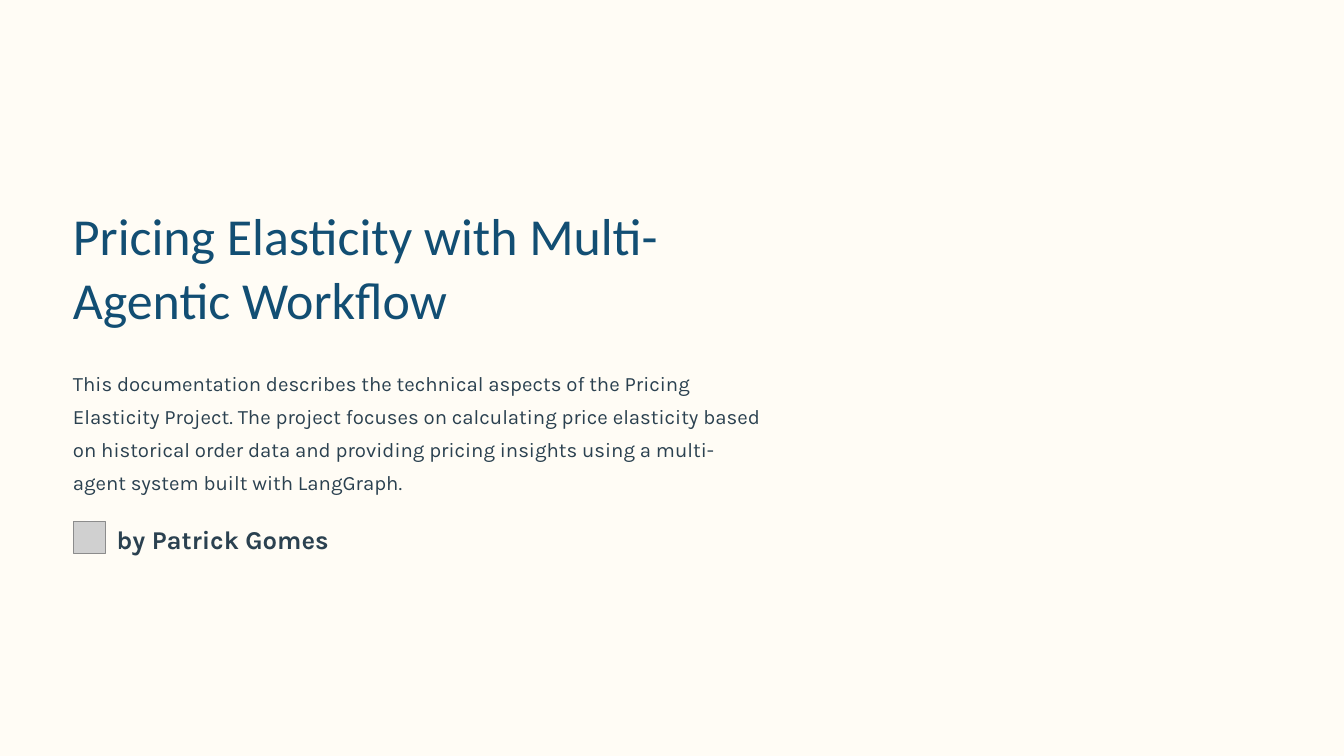
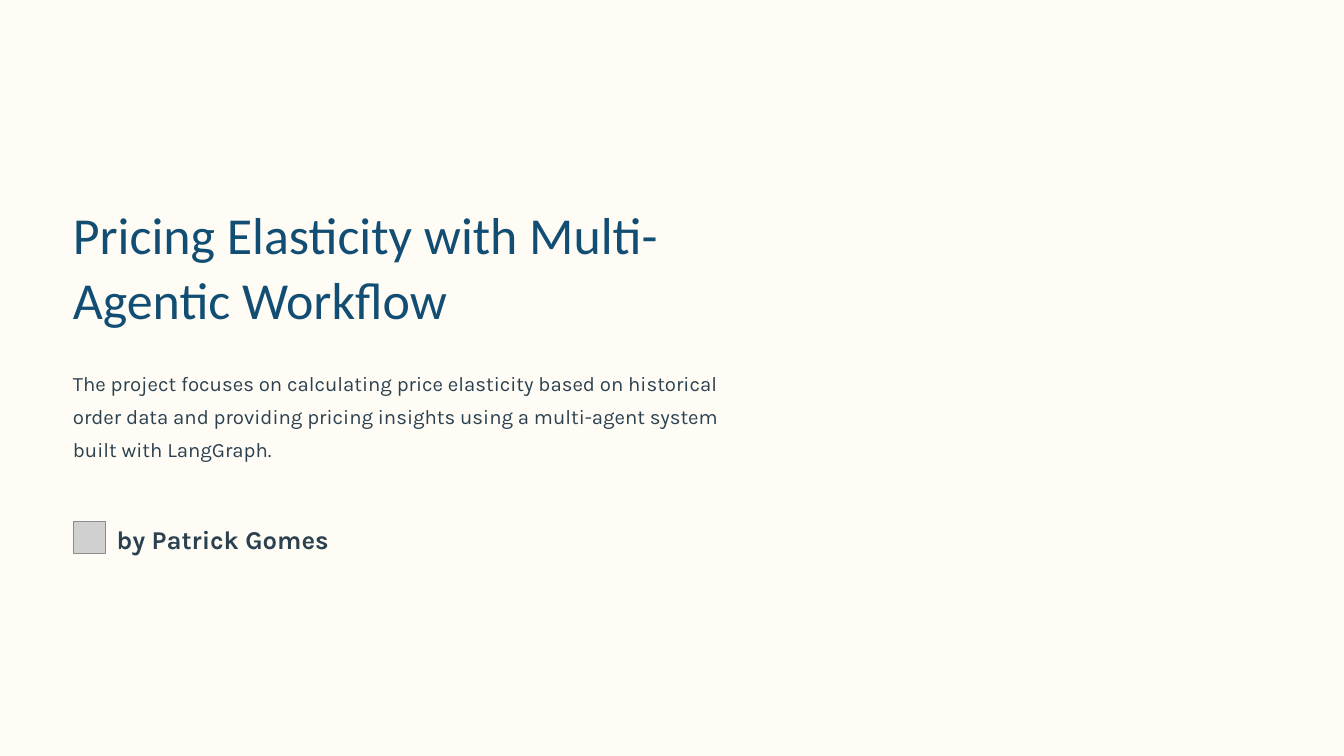
Before and after one commit to Patotricks15/llm_pricing, a slide deck: slide 1 of Pricing-Elasticity-with-Agentic-Workflow.pptx. Drawn at 1344x756 pixels with LibreOffice and Linux fonts; fonts in the diff are those of the drawing; grey boxes stand for pictures; background and template pictures are left out. Boxes give left, top, right and bottom in pixels: in the first picture for what was removed or moved away, otherwise in the second. Text is boxed around its words. In the diff, an @@ line names an element or a change of style, - is before the commit and + after.

Commit message:
Updating the pptx

```diff
--- a/Pricing-Elasticity-with-Agentic-Workflow.pptx
+++ b/Pricing-Elasticity-with-Agentic-Workflow.pptx
@@ text at bbox=[73, 377, 718, 462]: text changed @@
-This documentation describes the technical aspects of the Pricing Elasticity Project. The project focuses on calculating price elasticity based on historical order data and providing pricing insights using a multi-agent system built with LangGraph.
+The project focuses on calculating price elasticity based on historical order data and providing pricing insights using a multi-agent system built with LangGraph.
```
Also in this commit, not shown: 2 other slides changed, 6 slides added.
